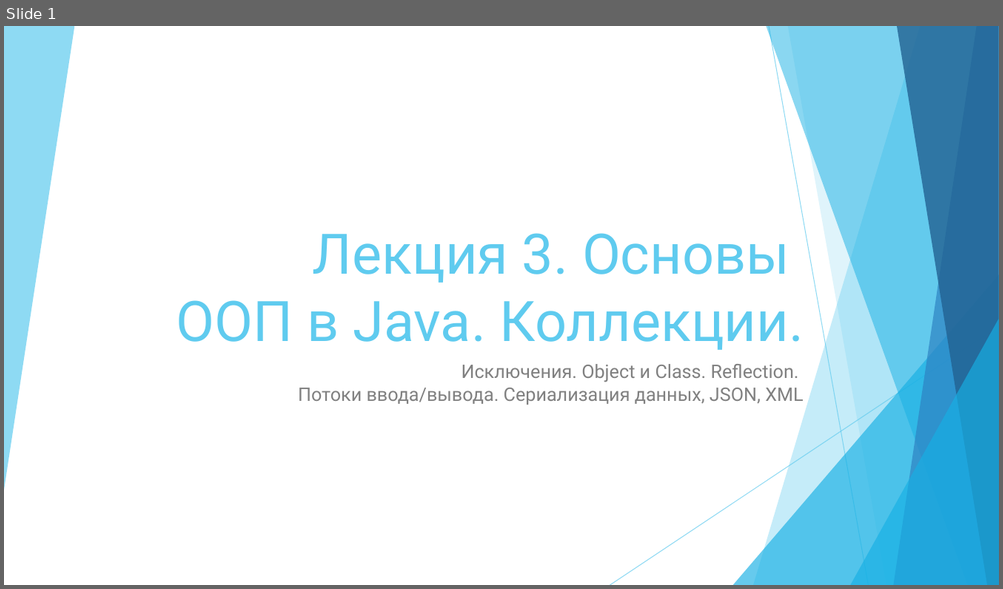
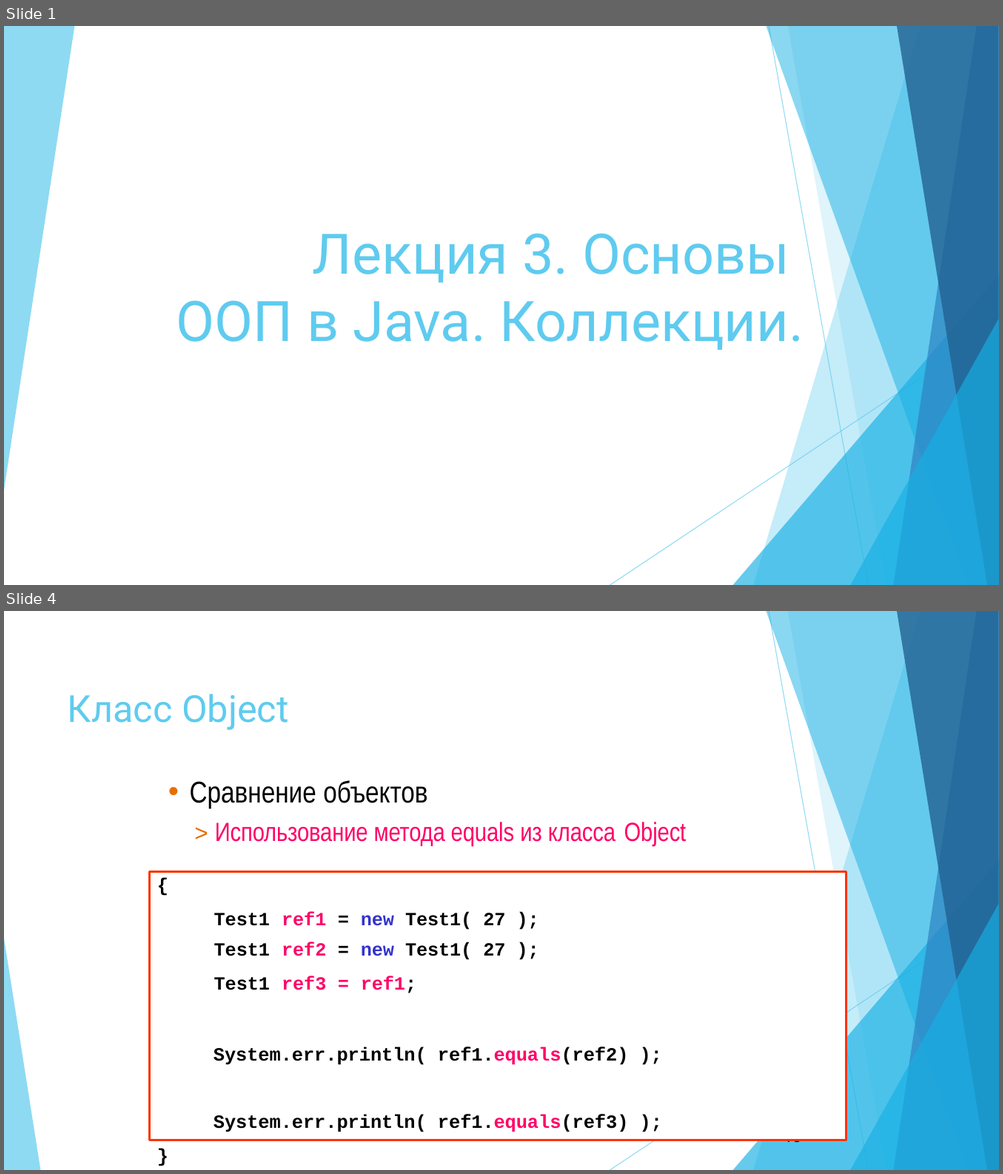
Before and after one commit to vvsirius/Presentations, a slide deck: 03. Java.pptx. Shown one above the other, each under a label of ours: slide 1 before the commit, slides 1 and 4 after it; the slides between them are not shown. The pictures are 1003x589 and 1003x1174 pixels, drawn with LibreOffice and Linux fonts; fonts in the diff are those of the drawing. Boxes give left, top, right and bottom in pixels: in the first picture for what was removed or moved away, otherwise in the second. Text is boxed around its words. In the diff, an @@ line names an element or a change of style, - is before the commit and + after.

```diff
--- a/03. Java.pptx
+++ b/03. Java.pptx
@@ slide 4 added at bbox=[4, 611, 999, 1170], background #FFFFFF; not listed: 9 template elements that a slide beside it also shows @@
@@ title added at bbox=[68, 694, 288, 730], 36 pt, text #5FCBEF @@
+Класс Object
@@ text added at bbox=[190, 780, 686, 846], 25.4 pt, text #FF0066 @@
+• Сравнение объектов
+> Использование метода equals из класса Object
+{
@@ freeform shape added at bbox=[150, 871, 845, 1140], fill #FFFFFF @@
@@ freeform shape added at bbox=[150, 871, 845, 1140], outline #FF3300 2 pt @@
@@ table added at bbox=[211, 910, 543, 999], 3 rows, 4 columns @@
+Test1 | ref1 | = | new Test1( 27 );
+Test1 | ref2 | = | new Test1( 27 );
+Test1 | ref3 | = | ref1;
@@ triangle added at bbox=[4, 939, 40, 1170], fill #5FCBEF at 70% opacity @@
@@ text added at bbox=[213, 1047, 629, 1133], 18.1 pt, text #000000, bold @@
+System.err.println( ref1.equals(ref2) ); System.err.println( ref1.equals(ref3) );
+}
@@ text added at bbox=[781, 1139, 802, 1146], 18.1 pt, text #000000 @@
+40
@@ slide 1 changed as well @@
@@ subtitle removed at bbox=[298, 364, 802, 405] @@
-Исключения. Object и Class. Reflection.
-Потоки ввода/вывода. Сериализация данных, JSON, XML
```
Also in this commit, not shown: 34 other slides added, 38 slides removed, 15 other files.
